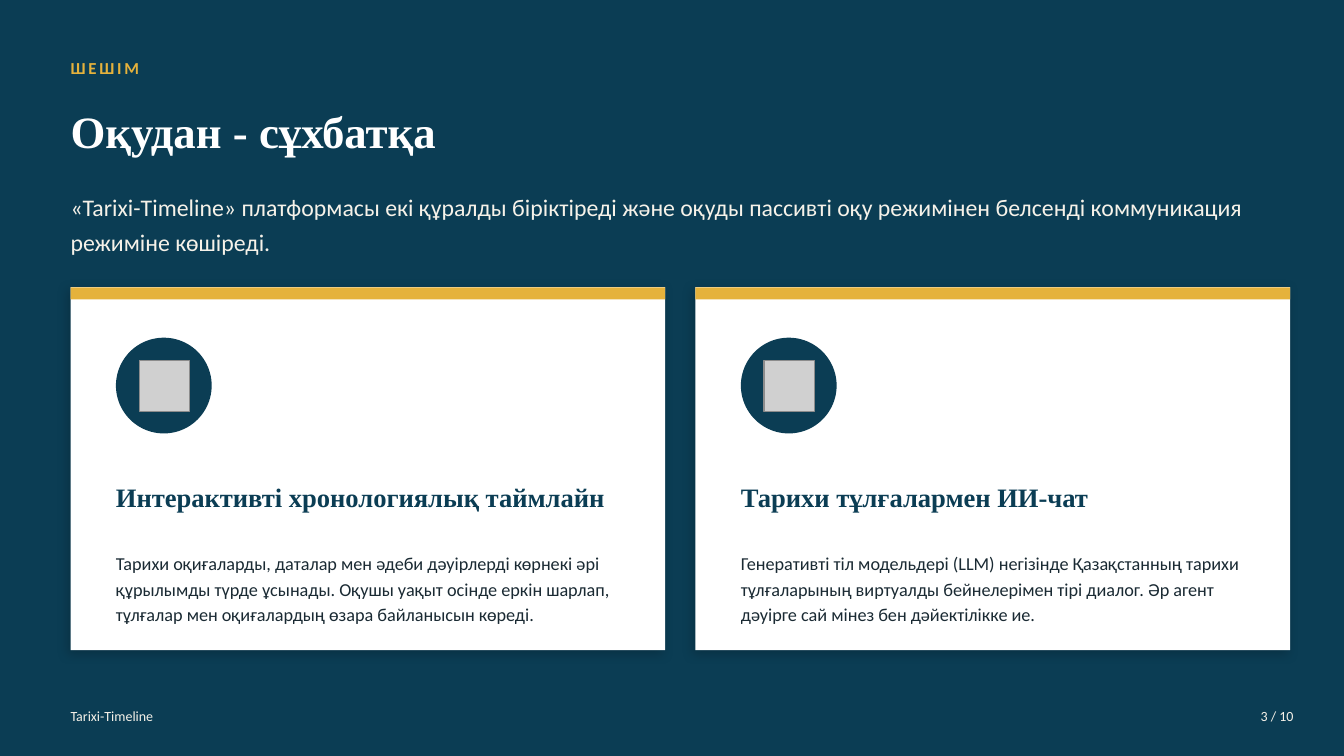
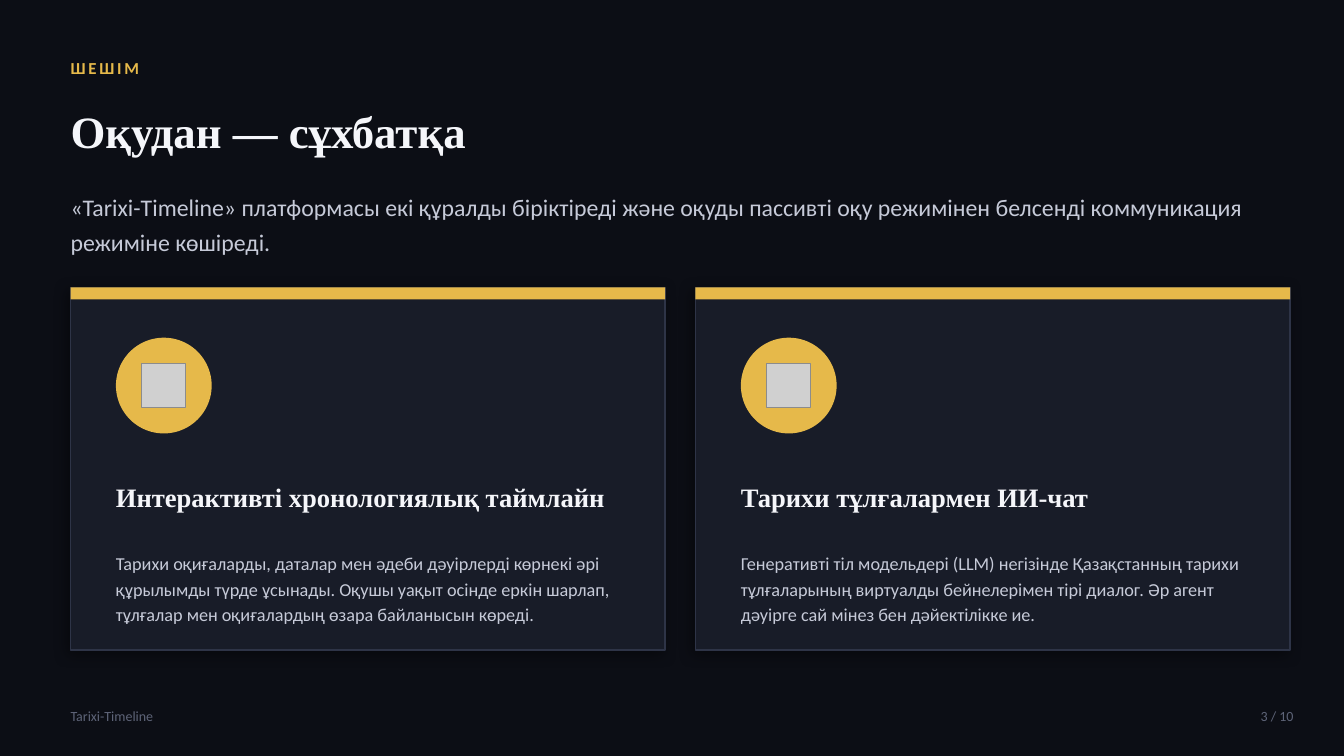
Before and after one commit to bekarazhan/tarixi-timeline, a slide deck: slide 3 of grant-presentation/Tarixi-Timeline_Tauelsizdik_urpaqtary.pptx. Drawn at 1344x756 pixels with LibreOffice and Linux fonts; fonts in the diff are those of the drawing; grey boxes stand for pictures. Boxes give left, top, right and bottom in pixels: in the first picture for what was removed or moved away, otherwise in the second. Text is boxed around its words. In the diff, an @@ line names an element or a change of style, - is before the commit and + after.

```diff
--- a/grant-presentation/Tarixi-Timeline_Tauelsizdik_urpaqtary.pptx
+++ b/grant-presentation/Tarixi-Timeline_Tauelsizdik_urpaqtary.pptx
@@ background #0B3D54 to #0C0E15 @@
@@ text "ШЕШІМ" at (x1=71, y1=63, x2=140, y2=74): text colour #E5B23C to #E6B94A @@
@@ text at (x1=71, y1=116, x2=466, y2=158): text changed; text colour #FFFFFF to #F5F6FA @@
-Оқудан - сұхбатқа
+Оқудан — сұхбатқа
@@ text "«Tarixi-Timeline» платформасы екі құралды біріктіреді ..." at (x1=71, y1=199, x2=1242, y2=255): text colour #F6F2E9 to #C6CAD8 @@
@@ rectangle at (x1=71, y1=287, x2=665, y2=650): fill #FFFFFF to #181C28; outline none to #2E3447 1 pt; shadow changed @@
@@ rectangle at (x1=71, y1=287, x2=665, y2=299): fill #E5B23C to #E6B94A @@
@@ rectangle at (x1=696, y1=287, x2=1291, y2=650): fill #FFFFFF to #181C28; outline none to #2E3447 1 pt; shadow changed @@
@@ rectangle at (x1=696, y1=287, x2=1291, y2=299): fill #E5B23C to #E6B94A @@
@@ ellipse at (x1=116, y1=338, x2=212, y2=434): fill #0B3D54 to #E6B94A @@
@@ ellipse at (x1=741, y1=338, x2=837, y2=434): fill #0B3D54 to #E6B94A @@
@@ text "Интерактивті хронологиялық таймлайн" at (x1=116, y1=488, x2=605, y2=512): text colour #0B3D54 to #F5F6FA @@
@@ text "Тарихи тұлғалармен ИИ-чат" at (x1=741, y1=489, x2=1088, y2=512): text colour #0B3D54 to #F5F6FA @@
@@ text "Тарихи оқиғаларды, даталар мен әдеби ..." at (x1=116, y1=557, x2=609, y2=624): text colour #1A2A33 to #C6CAD8 @@
@@ text "Генеративті тіл модельдері (LLM) негізінде ..." at (x1=741, y1=557, x2=1239, y2=624): text colour #1A2A33 to #C6CAD8 @@
@@ text "Tarixi-Timeline" at (x1=71, y1=711, x2=154, y2=721): text colour #F6F2E9 to #5E6478 @@
@@ text "3 / 10" at (x1=1261, y1=712, x2=1293, y2=721): text colour #F6F2E9 to #5E6478 @@
```
Also in this commit, not shown: 9 other slides changed, 1 other file.
